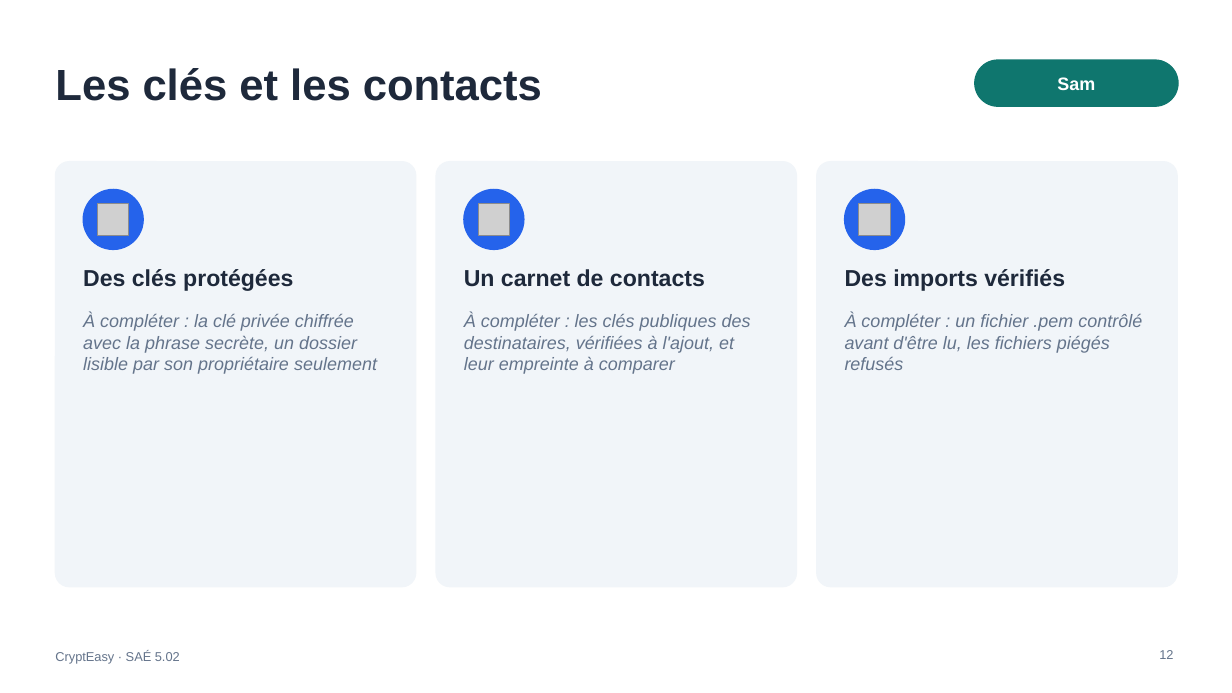
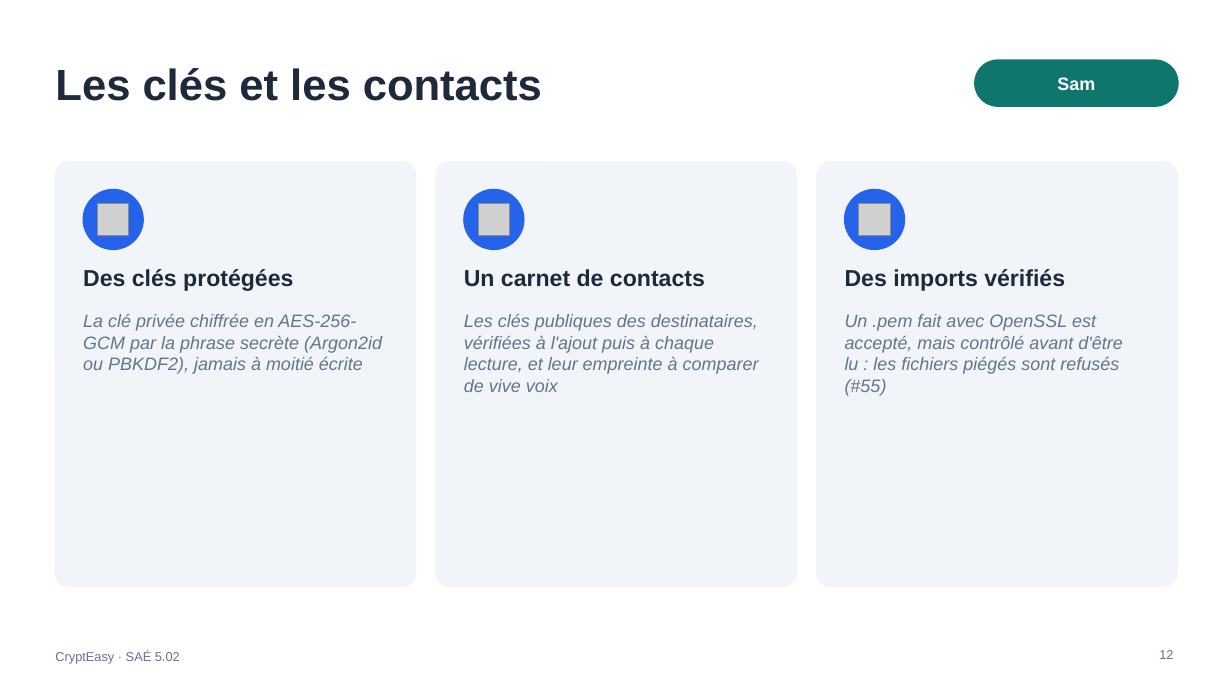
Before and after one commit to DiogoF-Hub/CryptEasy, a slide deck: slide 12 of docs/slides/CryptEasy_Soutenance_modele.pptx. Drawn at 1232x693 pixels with LibreOffice and Linux fonts; fonts in the diff are those of the drawing; grey boxes stand for pictures. Boxes give left, top, right and bottom in pixels: in the first picture for what was removed or moved away, otherwise in the second. Text is boxed around its words. In the diff, an @@ line names an element or a change of style, - is before the commit and + after.

```diff
--- a/docs/slides/CryptEasy_Soutenance_modele.pptx
+++ b/docs/slides/CryptEasy_Soutenance_modele.pptx
@@ text at bbox=[83, 314, 382, 374]: text changed @@
-À compléter : la clé privée chiffrée avec la phrase secrète, un dossier lisible par son propriétaire seulement
+La clé privée chiffrée en AES-256-GCM par la phrase secrète (Argon2id ou PBKDF2), jamais à moitié écrite
@@ text at bbox=[464, 314, 759, 392]: text changed @@
-À compléter : les clés publiques des destinataires, vérifiées à l'ajout, et leur empreinte à comparer
+Les clés publiques des destinataires, vérifiées à l'ajout puis à chaque lecture, et leur empreinte à comparer de vive voix
@@ text at bbox=[845, 314, 1122, 396]: text changed @@
-À compléter : un fichier .pem contrôlé avant d'être lu, les fichiers piégés refusés
+Un .pem fait avec OpenSSL est accepté, mais contrôlé avant d'être lu : les fichiers piégés sont refusés (#55)
```
Also in this commit, not shown: 3 other slides changed.
